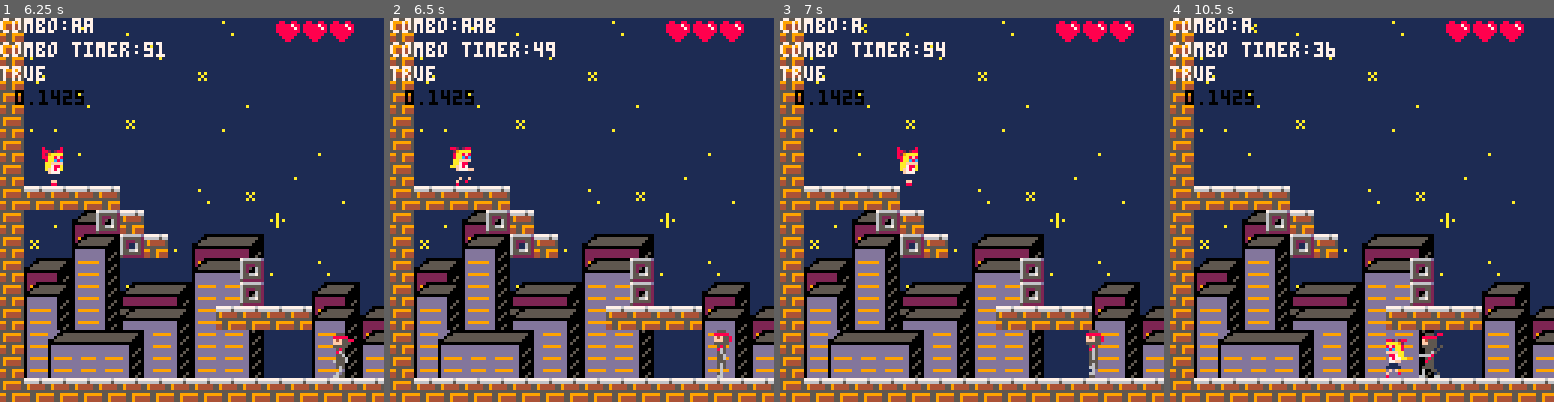
Above: before the commit, frames 1-4 (left to right).
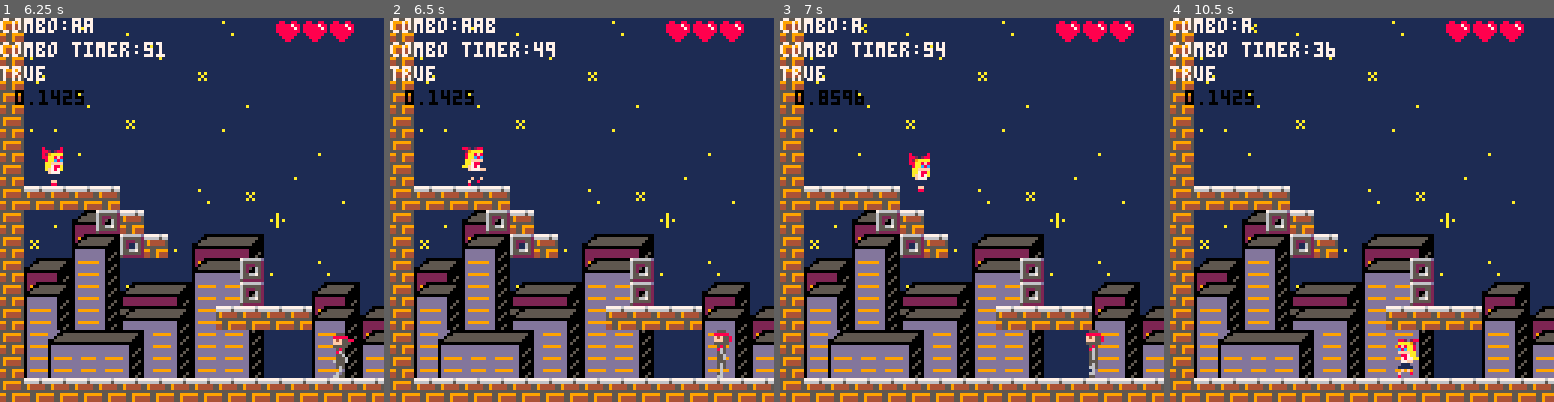
Above: after the commit, the same moments.

Repository: MarkNickerson/SailorV
Game: PICO-8 cartridge sailorv.p8
Two runs of this game, one before a commit and one after it. Both use one fixed random seed, a clock stepped at 60 frames per second and the inputs below.
Inputs:
- Up to frame 1 (6.25 s): tap X (X key) at 0.33, 1.07, 1.85, 2.97, 4.08, 5.2 s; tap O (Z key) at 0.7, 1.7, 2.1, 2.5, 2.9, 3.3, 3.7, 4.1, 4.5, 4.9, 5.3, 5.7, 6.1 s; hold Right 1.6-2.1 s; hold Up 2.15-2.42 s; hold Right 2.47-3.03 s; hold Left 3.08-3.58 s; hold Down 3.63-3.97 s; hold Right 4.02-4.68 s; hold Up 4.73-5.03 s; hold Left 5.08-5.68 s; hold Down 5.73-6.03 s; hold Right from 6.08 s (still down)
- Up to frame 2 (6.5 s): keep holding Right; tap X (X key) at 6.32 s
- Up to frame 3 (7 s): tap O (Z key) at 6.5, 6.9 s; release Right at 6.58 s; hold Right from 6.63 s (still down)
- Up to frame 4 (10.5 s): release Right at 7.13 s; hold Up 7.18-7.45 s; tap O (Z key) every 0.4 s from 7.3 to 10.1 s; tap X (X key) at 7.43, 8.55, 9.67 s; hold Right 7.5-8.07 s; hold Left 8.12-8.62 s; hold Down 8.67-9 s; hold Right 9.05-9.72 s; hold Up 9.77-10.07 s; hold Left from 10.12 s (still down)

Frame 1 is identical in both runs. In frame 2, 0.5% of the frame differs, in the area x 15-25%, y 33-44%; in frame 3, 0.7%; in frame 4, 0.9%, in the area x 56-72%, y 82-94%.

Commit message:
added kick and damage to combo tree

Diff:
--- a/sailorv.p8
+++ b/sailorv.p8
@@ -136,6 +136,22 @@
 
   -- play non finishing punch sound
   play_sound_effect(sound_effects.player_punch)
+
+  if actor.flp == true then
+    if player.x-4 <= 0  or (solid(player, player.x-4, player.y-0.5)) then
+      player.x = player.x
+    else
+      player.x -= 4
+    end
+  else
+    if (solid(player, player.x+4, player.y-0.5)) then
+      player.x = player.x
+    else
+    player.x += 4
+    end
+  end
+
+  obs_collision(allninjas, player)
 end
 
 function punch()
@@ -946,30 +962,35 @@
 left.left.dmg = 1
 left.right = {}
 left.right.attac = "ab"
+left.right.dmg = 2
 left.left.left = {}
 left.left.left.attac = "aaa"
 left.left.left.sprt = 4
 left.left.left.dmg = 1
 left.left.right = {}
 left.left.right.attac = "aab"
+left.left.right.dmg = 2
 left.right.left = {}
 left.right.left.attac = "aba"
 left.right.left.sprt = 5
 left.right.left.dmg = 1
 left.right.right = {}
 left.right.right.attac = "abb"
+left.right.right.dmg = 2
 left.left.left.left = {}
 left.left.left.left.attac="aaaa"
 left.left.left.left.sprt = 5
 left.left.left.left.dmg = 3
 left.left.left.right = {}
 left.left.left.right.attac="aaab"
+left.left.left.right.dmg = 6
 left.left.right.left = {}
 left.left.right.left.attac="aaba"
 left.left.right.left.sprt = 4
 left.left.right.left.dmg = 3
 left.left.right.right = {}
 left.left.right.right.attac="aabb"
+left.left.right.right.dmg = 6
 left.left.right.right.sprt = 10
 left.right.left.left = {}
 left.right.left.left.attac="abaa"
@@ -977,12 +998,14 @@
 left.right.left.left.dmg = 3
 left.right.left.right = {}
 left.right.left.right.attac="abab"
+left.right.left.right.dmg = 6
 left.right.right.left = {}
 left.right.right.left.attac="abba"
 left.right.right.left.sprt = 5
 left.right.right.left.dmg = 3
 left.right.right.right = {}
 left.right.right.right.attac="abbb"
+left.right.right.right.dmg = 6
 
 
 right.left = {}
@@ -991,42 +1014,49 @@
 right.left.dmg = 1
 right.right = {}
 right.right.attac = "bb"
+right.right.dmg = 2
 right.left.left = {}
 right.left.left.attac = "baa"
 right.left.left.sprt = 5
 right.left.left.dmg = 1
 right.left.right = {}
 right.left.right.attac = "bab"
+right.left.dmg = 2
 right.right.left = {}
 right.right.left.attac = "bba"
 right.right.left.sprt = 4
 right.right.left.dmg = 1
 right.right.right = {}
 right.right.right.attac = "bbb"
+right.right.right.dmg = 2
 right.left.left.left = {}
 right.left.left.left.attac="baaa"
 right.left.left.left.sprt = 4
 right.left.left.left.dmg = 3
 right.left.left.right = {}
 right.left.left.right.attac="baab"
+right.left.left.right.dmg = 6
 right.left.right.left = {}
 right.left.right.left.attac="baba"
 right.left.right.left.sprt = 5
 right.left.right.left.dmg = 3
 right.left.right.right = {}
 right.left.right.right.attac="babb"
+right.left.right.right.dmg = 6
 right.right.left.left = {}
 right.right.left.left.attac="bbaa"
 right.right.left.left.sprt = 5
 right.right.left.left.dmg = 3
 right.right.left.right = {}
 right.right.left.right.attac="bbab"
+right.right.left.right.dmg = 6
 right.right.right.left = {}
 right.right.right.left.attac="bbba"
 right.right.right.left.sprt = 4
 right.right.right.left.dmg = 3
 right.right.right.right = {}
 right.right.right.right.attac="bbbb"
+right.right.right.right.dmg = 6
 -->8
 --music stuff
 
@@ -1156,8 +1186,8 @@
 00f777000001110000f777f0000111000011100000077700001110000011100a0af777f00af777f0000111000011111001111ff8000000000000000000000000
 000111000011111000011100001111100111100000011110011110000111100a00011100000111000011111001111ff011111000000000000000000000000000
 00111100000f00f000111100000f0f0000ffff000011111000f0f00000f0f00a0011110000111100000f00f000fff8000f000000000000000000000000000000
-000ff00000f00800000f0f00008000f08ff00f00000f00f00f00f0000f00f0a0000f0f00000f0f0000f0080000f0800000f00000000000000000000000000000
-0008800000800000000808000000008008000880008000800800800008008a000008080000080800008000000080000000800000000000000000000000000000
+000ff00000f00800000f0f00008000f08ff00f00000f00f00f00f0000f00f0a0000f0f00000f0f0000f0080000f080000f000000000000000000000000000000
+0008800000800000000808000000008008000880008000800800800008008a000008080000080800008000000080000080000000000000000000000000000000
 5555555577777777777776777777777708800880055005507666666d000000000000000000000000000000000007777777777000000000000000000000000000
 5999999566666666666665667677777d888887885555575565555552000000000000000000000000000000000006555555556000000000000000000000000000
 594444454441444159444445766777d6888888785555557565222552000000000000000000000000000000000075999999995700000000000000000000000000
